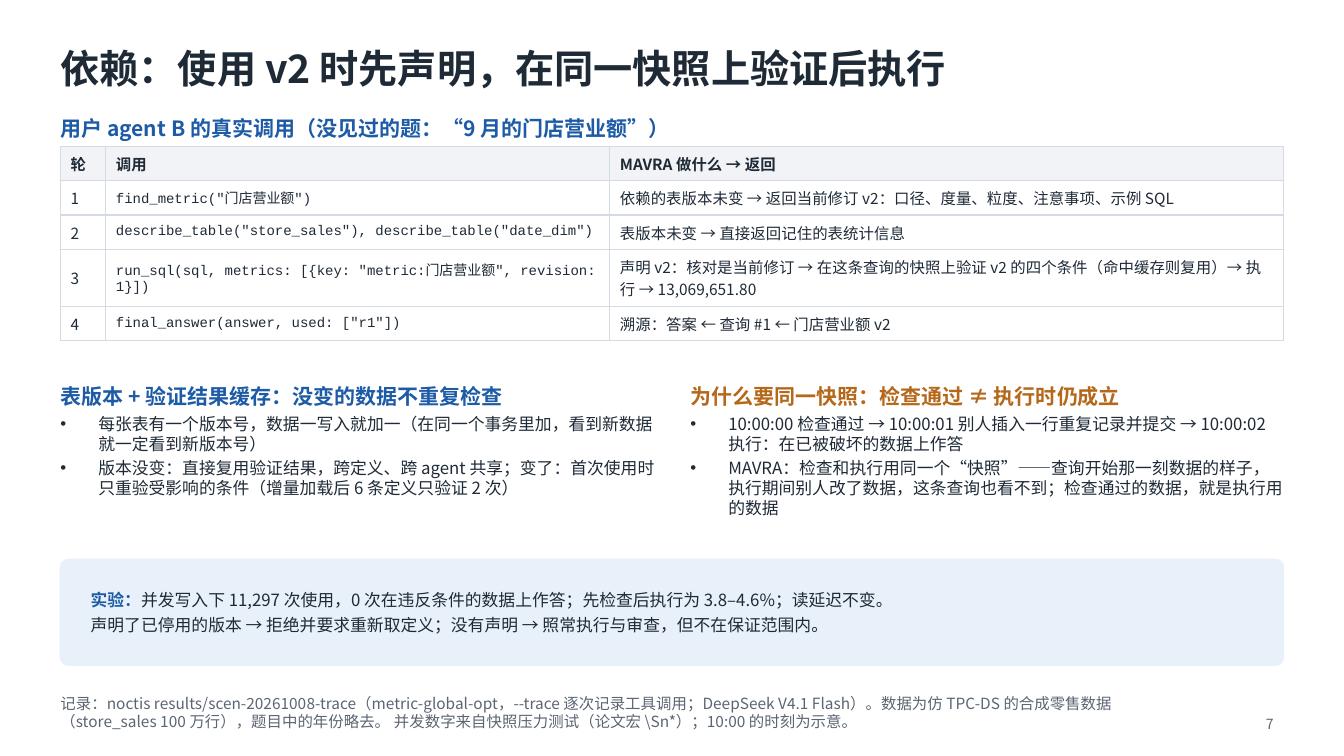
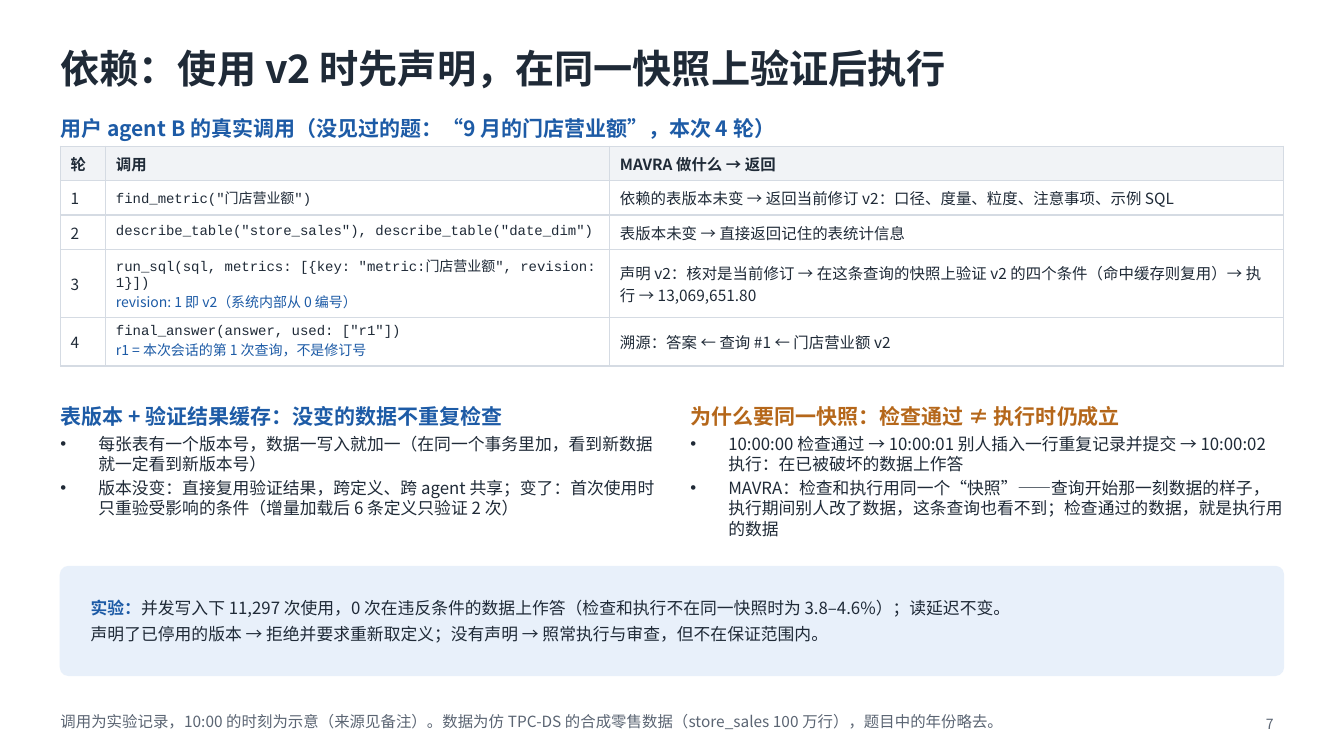
Before and after one commit to mmmttt000045/agent4db-adapter, a slide deck: slide 7 of docs/mavra-system.pptx. Drawn at 1344x756 pixels with LibreOffice and Linux fonts; fonts in the diff are those of the drawing. Boxes give left, top, right and bottom in pixels: in the first picture for what was removed or moved away, otherwise in the second. Text is boxed around its words. In the diff, an @@ line names an element or a change of style, - is before the commit and + after.

```diff
--- a/docs/mavra-system.pptx
+++ b/docs/mavra-system.pptx
@@ text at (60,118,775,141): text changed @@
-用户 agent B 的真实调用（没见过的题：“9 月的门店营业额”）
+用户 agent B 的真实调用（没见过的题：“9 月的门店营业额”，本次 4 轮）
@@ table at (60,146,1284,360) @@
@@ row 4, column 2: "run_sql(sql, metrics: [{key: "metric:门店营业额", revision: 1}])" to "run_sql(sql, metrics: [{key: "metric:门店营业额", revision: 1}]) / revision: 1 即 v2（系统内部从 0 编号）" @@
@@ row 5, column 2: "final_answer(answer, used: ["r1"])" to "final_answer(answer, used: ["r1"]) / r1 = 本次会话的第 1 次查询，不是修订号" @@
@@ text "表版本 + 验证结果缓存：没变的数据不重复检查": place and size @@
-text "表版本 + 验证结果缓存：没变的数据不重复检查" at (60,386,502,406)
+text "表版本 + 验证结果缓存：没变的数据不重复检查" at (60,406,502,426)
@@ text "为什么要同一快照：检查通过 ≠ 执行时仍成立": place and size @@
-text "为什么要同一快照：检查通过 ≠ 执行时仍成立" at (690,386,1120,406)
+text "为什么要同一快照：检查通过 ≠ 执行时仍成立" at (690,406,1120,426)
@@ text "每张表有一个版本号，数据一写入就加一（在同一个事务里加，看到新数据就一定看到新版本号）": place and size @@
-text "每张表有一个版本号，数据一写入就加一（在同一个事务里加，看到新数据就一定看到新版本号）" at (98,416,655,496)
+text "每张表有一个版本号，数据一写入就加一（在同一个事务里加，看到新数据就一定看到新版本号）" at (98,436,655,516)
@@ text "10:00:00 检查通过 → 10:00:01 别人插入一行重复记录并提交 ...": place and size @@
-text "10:00:00 检查通过 → 10:00:01 别人插入一行重复记录并提交 ..." at (728,416,1282,516)
+text "10:00:00 检查通过 → 10:00:01 别人插入一行重复记录并提交 ..." at (728,436,1282,537)
@@ rounded rectangle: place and size @@
-rounded rectangle at (60,560,1284,665)
+rounded rectangle at (60,567,1284,676)
@@ rounded rectangle at (60,567,1284,676): proportions changed @@
@@ text at (91,599,1010,617): text changed @@
-实验：并发写入下 11,297 次使用，0 次在违反条件的数据上作答；先检查后执行为 3.8–4.6%；读延迟不变。
+实验：并发写入下 11,297 次使用，0 次在违反条件的数据上作答（检查和执行不在同一快照时为 3.8–4.6%）；读延迟不变。
@@ text "实验：并发写入下 11,297 次使用，0 次在违反条件的数据上作答（检查和执行不在同一快照时为 3.8–4.6%）；读 ...": place and size @@
-text "实验：并发写入下 11,297 次使用，0 次在违反条件的数据上作答（检查和执行不在同一快照时为 3.8–4.6%）；读 ..." at (91,591,893,634)
+text "实验：并发写入下 11,297 次使用，0 次在违反条件的数据上作答（检查和执行不在同一快照时为 3.8–4.6%）；读 ..." at (91,599,1010,643)
@@ text at (60,714,1003,729): text changed @@
-记录：noctis results/scen-20261008-trace（metric-global-opt，--trace 逐次记录工具调用；DeepSeek V4.1 Flash）。数据为仿 TPC-DS 的合成零售数据（store_sales 100 万行），题目中的年份略去。 并发数字来自快照压力测试（论文宏 \Sn*）；10:00 的时刻为示意。
+调用为实验记录，10:00 的时刻为示意（来源见备注）。数据为仿 TPC-DS 的合成零售数据（store_sales 100 万行），题目中的年份略去。
```
Also in this commit, not shown: 9 other slides changed, 6 other files.
